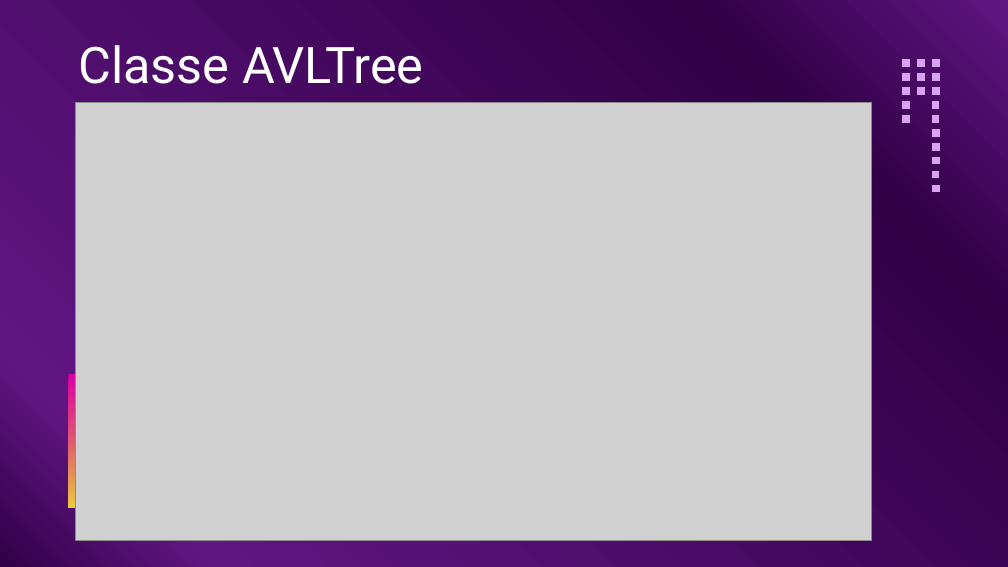
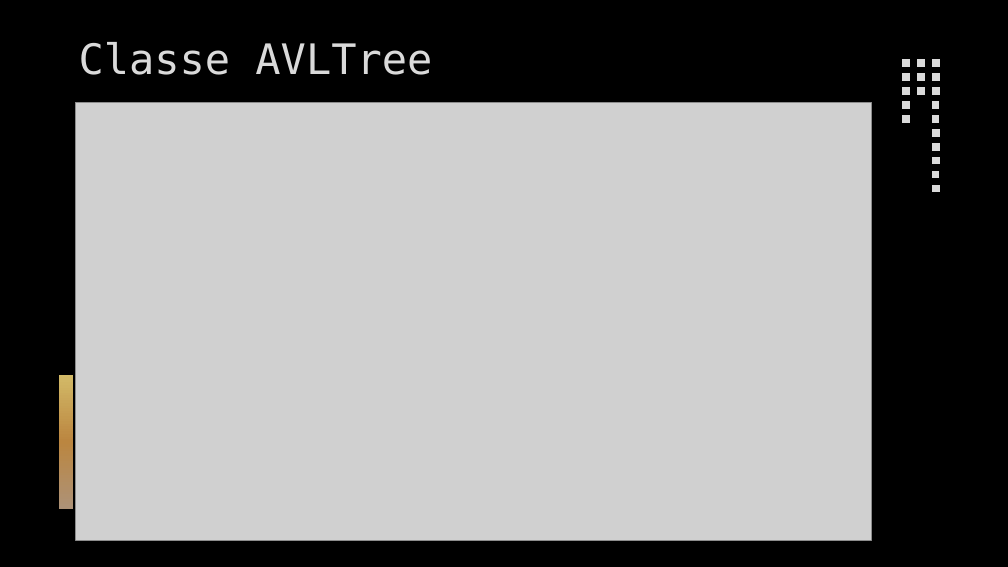
Before and after one commit to henriksson666/Algorithms-and-Data-Structures, a slide deck: slide 4 of Data Structures/src/AVL Tree.pptx. Drawn at 1008x567 pixels with LibreOffice and Linux fonts; fonts in the diff are those of the drawing; grey boxes stand for pictures; background and template pictures are left out. Boxes give left, top, right and bottom in pixels: in the first picture for what was removed or moved away, otherwise in the second. Text is boxed around its words. In the diff, an @@ line names an element or a change of style, - is before the commit and + after.

```diff
--- a/Data Structures/src/AVL Tree.pptx
+++ b/Data Structures/src/AVL Tree.pptx
@@ background gradient #310047 to #611582 to picture (left out) @@
@@ title "Classe AVLTree" at [79, 42, 432, 75]: size 36 to 30 pt, font Roboto to DejaVu Sans Mono, text colour #FFFFFF to #DADADA, letter outline none to #404040 0.75 pt @@
@@ fill #D9A3F3 to #DADADA in 18 elements at [932, 185, 940, 192], [932, 171, 939, 178], [932, 158, 940, 165], [932, 144, 940, 151], [932, 130, 940, 137], [932, 115, 939, 122], [932, 101, 939, 108], [932, 88, 940, 95], [932, 74, 940, 81], [932, 60, 940, 67], [917, 88, 925, 95], [917, 74, 925, 81], [917, 60, 925, 67], [902, 115, 909, 122], [902, 101, 909, 108], [902, 88, 909, 95], [902, 74, 910, 81], [902, 60, 910, 67] @@
@@ freeform shape: place and size @@
-freeform shape at [69, 374, 84, 508]
+freeform shape at [58, 375, 74, 509]
@@ freeform shape at [58, 375, 74, 509]: fill gradient #DB00A6 to #DF596E to #EAC93D to gradient #D3BA68 to #BB8640 to #AD9277 @@
```
Also in this commit, not shown: 7 other slides changed, 3 slides added, 2 slides removed, 1 other file.
